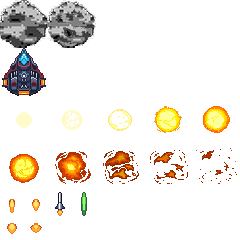
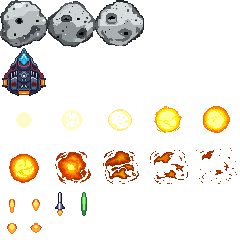
Layer changes from the first 240×240 image to the second:
added layer "Layer 13" in group "Asteroids" over <box>95,0,144,46</box>
renamed "asteroid B" to "Layer 12", painted on it over <box>48,0,97,49</box>
renamed "asteroid A" to "Layer 11", painted on it over <box>0,0,49,49</box>
